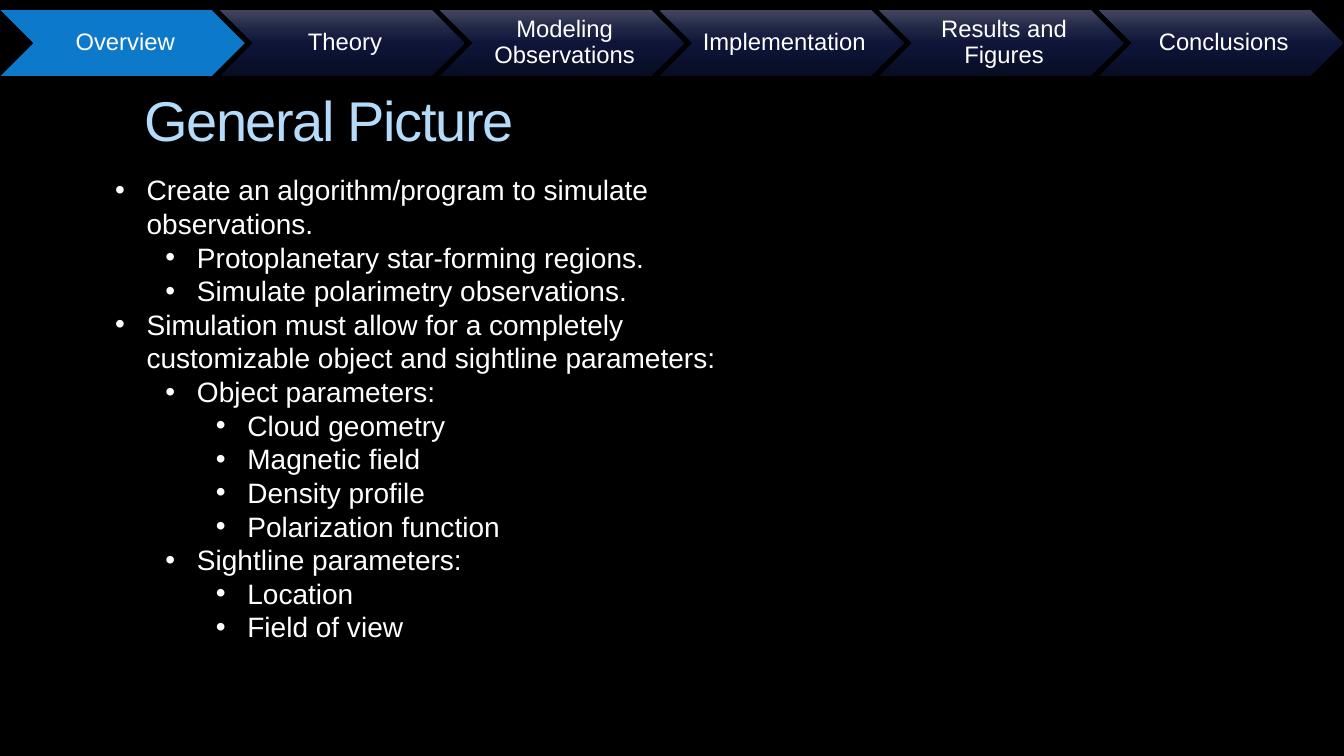
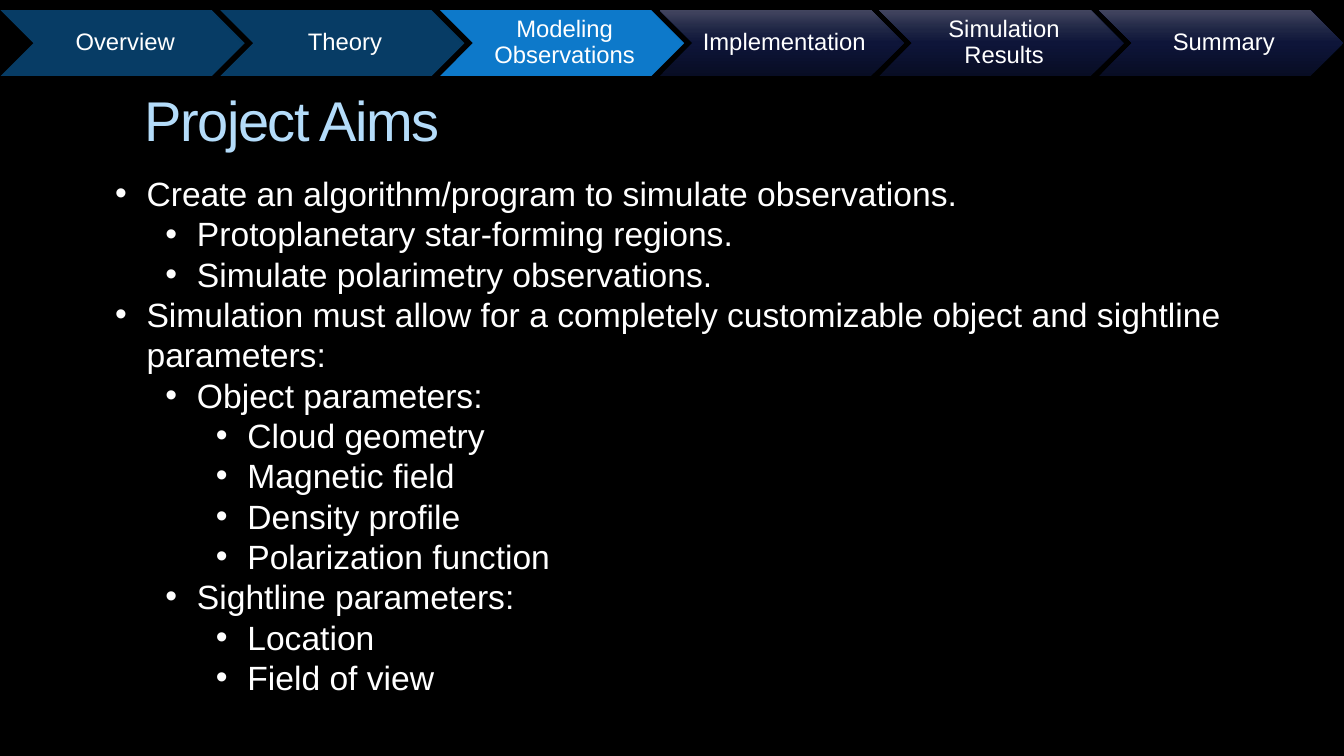
Before and after one commit to psmd-iberutaru/Akamai-Internship, a slide deck: slide 6 of Akamai/Final_Presentation/Akamai_Final_Presentation.pptx (slide 3 before the commit). Drawn at 1344x756 pixels with LibreOffice and Linux fonts; fonts in the diff are those of the drawing; background and template pictures are left out. Boxes give left, top, right and bottom in pixels: in the first picture for what was removed or moved away, otherwise in the second. Text is boxed around its words. In the diff, an @@ line names an element or a change of style, - is before the commit and + after.

```diff
--- a/Akamai/Final_Presentation/Akamai_Final_Presentation.pptx
+++ b/Akamai/Final_Presentation/Akamai_Final_Presentation.pptx
@@ chevron at (1, 10, 245, 76): fill #0D79CA to #073C65 @@
@@ chevron at (221, 10, 465, 76): fill gradient #080D25 to #0E163A to #1F2444 to #424660 to #073C65 @@
@@ chevron at (441, 10, 685, 76): fill gradient #080D25 to #0E163A to #1F2444 to #424660 to #0D79CA @@
@@ text at (948, 19, 1059, 64): text changed @@
-Results and Figures
+Simulation Results
@@ text at (1173, 33, 1275, 55): text changed @@
-Conclusions
+Summary
@@ title at (144, 100, 440, 151): text changed @@
-General Picture
+Project Aims
@@ text "Create an algorithm/program to simulate ..." at (147, 181, 1220, 691): size 20 to 24 pt @@
```
Also in this commit, not shown: 16 other slides changed, 3 slides added, 22 other files.
